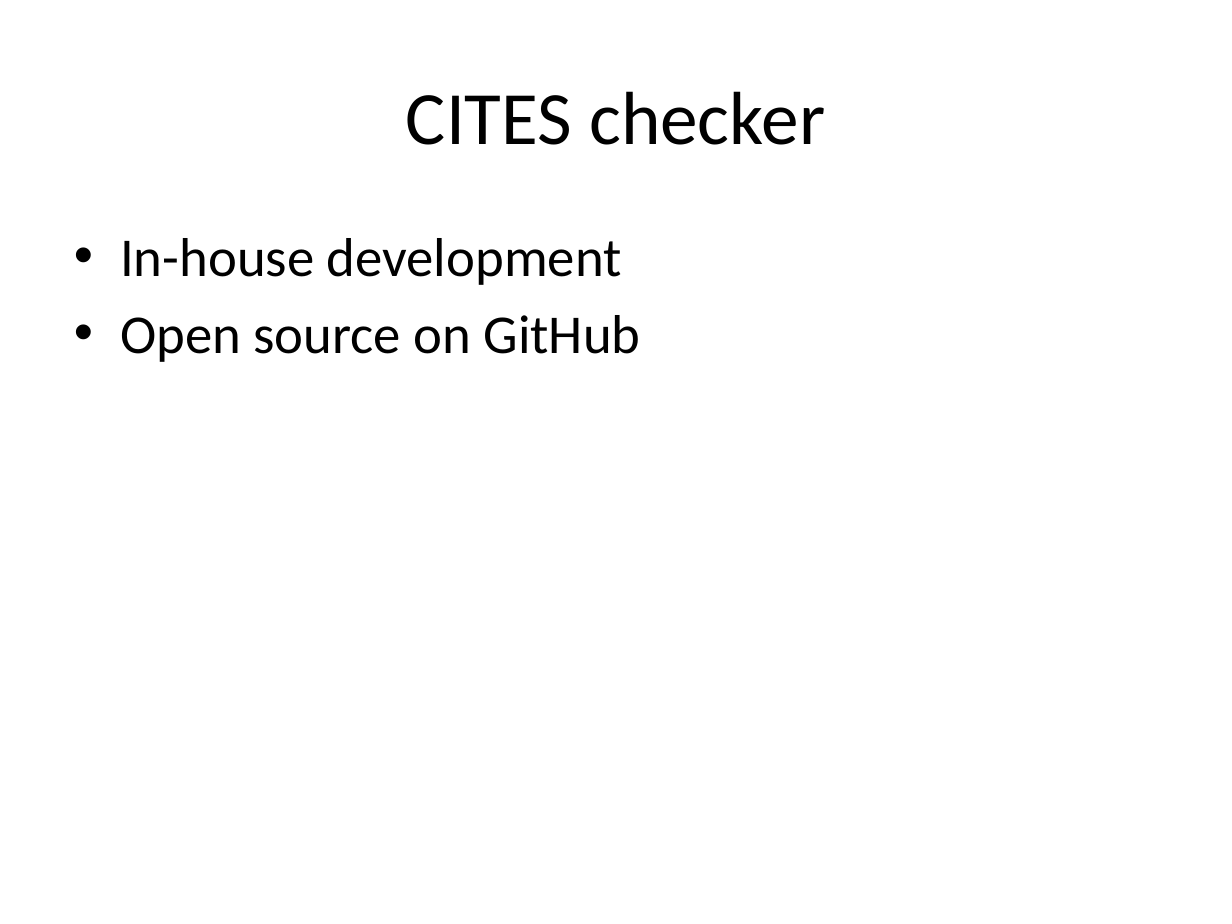
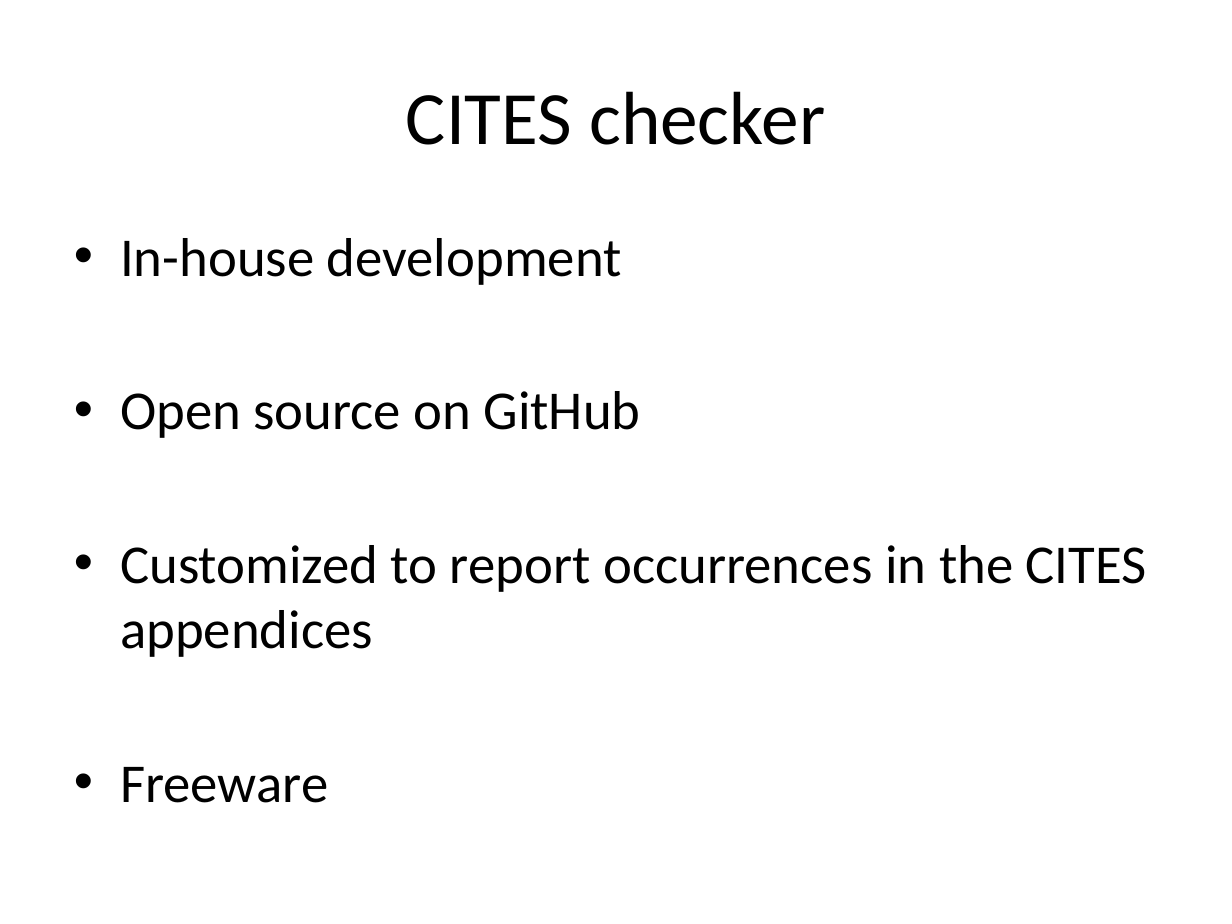
Before and after one commit to naturalis/HTS-barcode-checker, a slide deck: slide 16 of doc/presentationV4.pptx (slide 15 before the commit). Drawn at 1232x924 pixels with LibreOffice and Linux fonts; fonts in the diff are those of the drawing. Boxes give left, top, right and bottom in pixels: in the first picture for what was removed or moved away, otherwise in the second. Text is boxed around its words. In the diff, an @@ line names an element or a change of style, - is before the commit and + after.

```diff
--- a/doc/presentationV4.pptx
+++ b/doc/presentationV4.pptx
@@ text at [120,545,1147,803]: paragraphs added @@
+• Customized to report occurrences in the CITES appendices
+• Freeware
```
Also in this commit, not shown: 17 other slides changed, 5 slides added, 2 other files.
